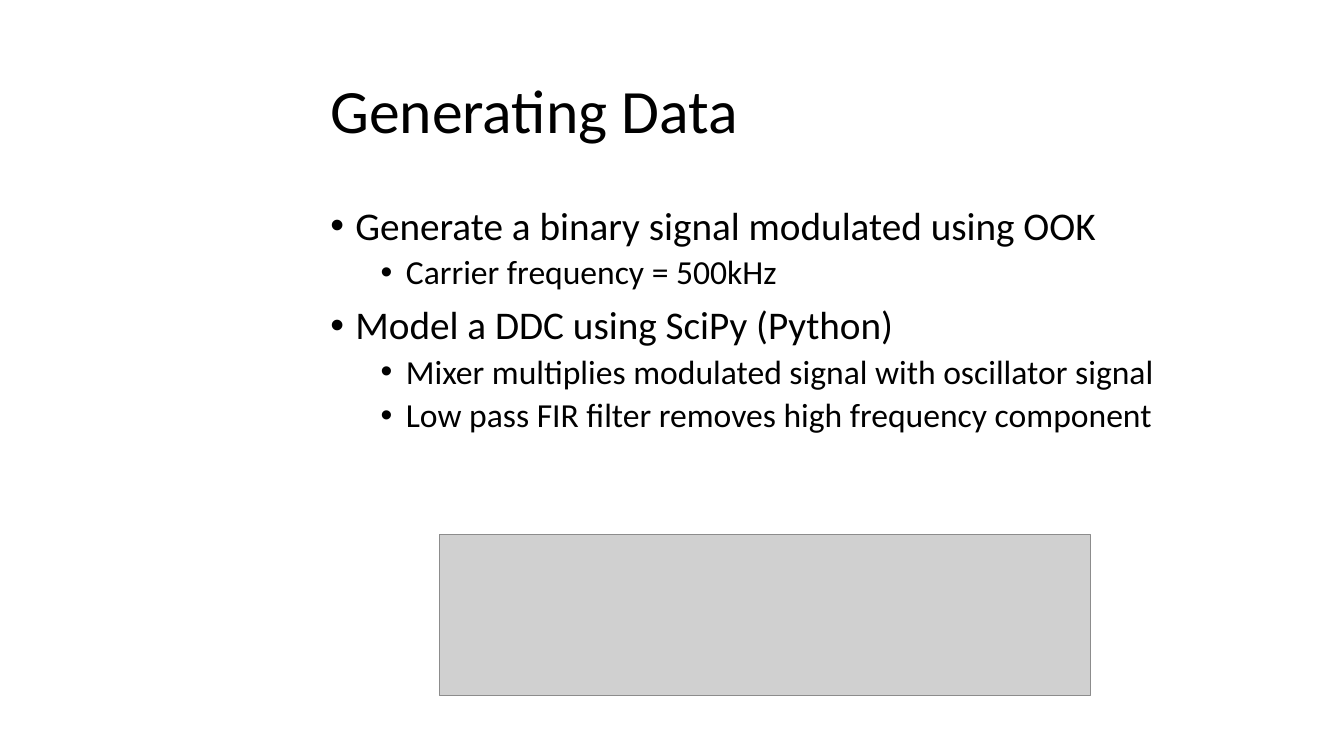
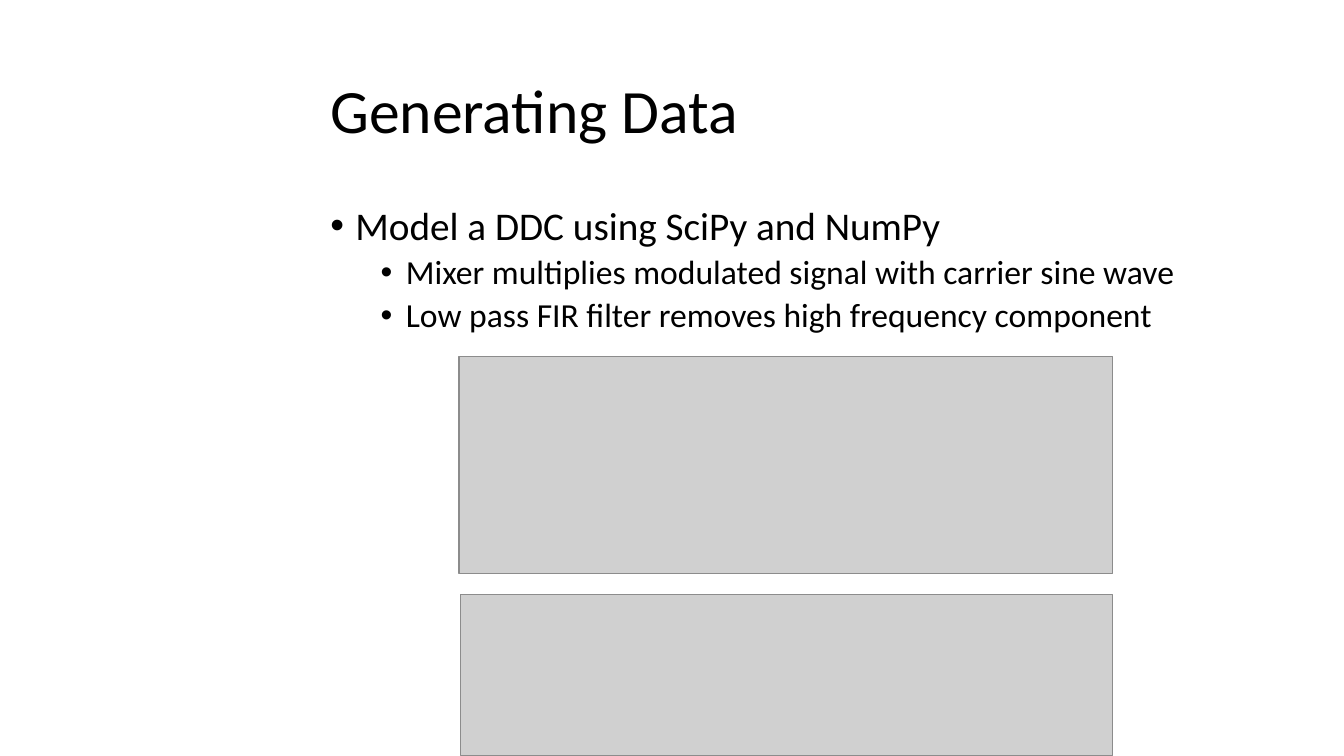
Before and after one commit to mayersjd/HardwareCNN, a slide deck: slide 14 of Presentations/ProjectPresentation_03-10-CB.pptx (slide 8 before the commit). Drawn at 1344x756 pixels with LibreOffice and Linux fonts; fonts in the diff are those of the drawing; grey boxes stand for pictures; background and template pictures are left out. Boxes give left, top, right and bottom in pixels: in the first picture for what was removed or moved away, otherwise in the second. Text is boxed around its words. In the diff, an @@ line names an element or a change of style, - is before the commit and + after.

Commit message:
Final presentation edits

```diff
--- a/Presentations/ProjectPresentation_03-10-CB.pptx
+++ b/Presentations/ProjectPresentation_03-10-CB.pptx
@@ text at (x1=355, y1=212, x2=1174, y2=290): text changed @@
-• Generate a binary signal modulated using OOK
-  • Carrier frequency = 500kHz
-• Model a DDC using SciPy (Python)
-  • Mixer multiplies modulated signal with oscillator signal
+• Model a DDC using SciPy and NumPy
+  • Mixer multiplies modulated signal with carrier sine wave
@@ picture added at (x1=459, y1=357, x2=1113, y2=574) @@
@@ picture moved from (x1=440, y1=535, x2=1091, y2=697) to (x1=461, y1=595, x2=1113, y2=756) @@
```
Also in this commit, not shown: 8 other slides changed, 7 slides added.
